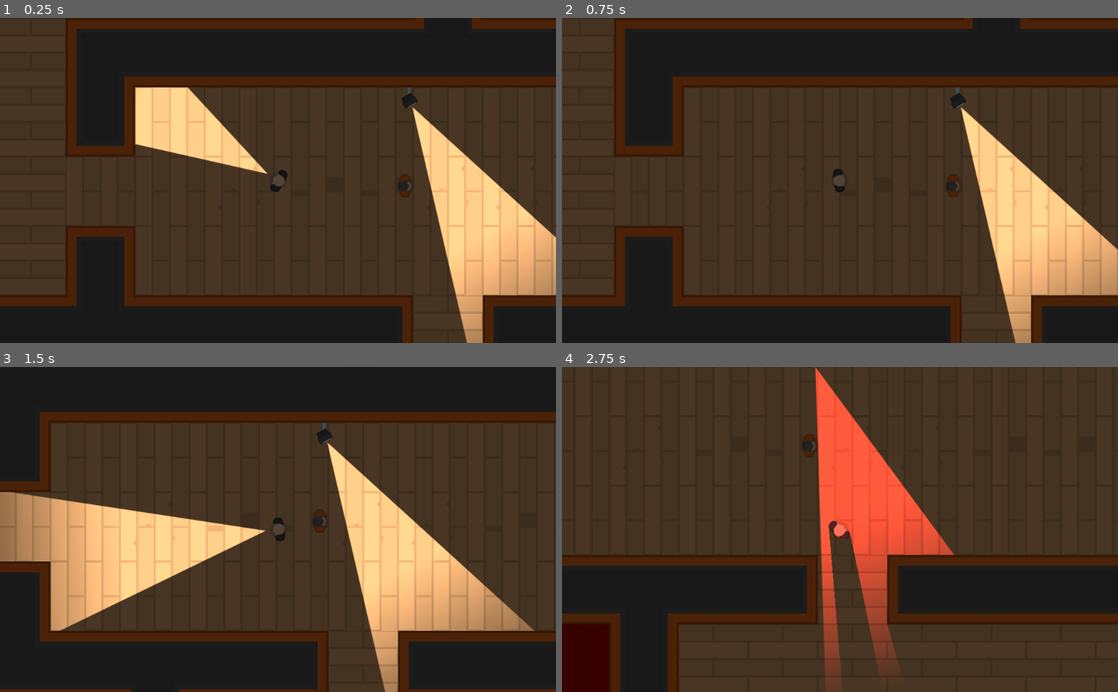
Above: before the commit, frames 1-4 (two rows, left to right).
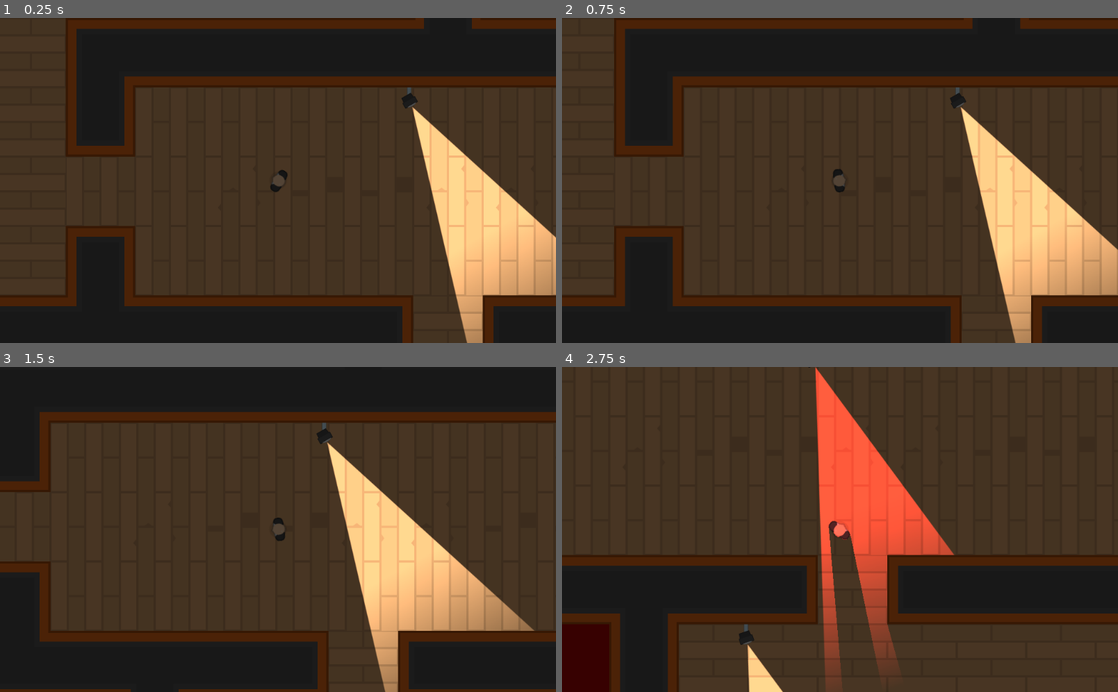
Above: after the commit, the same moments.

Repository: sandoche/Godot-learning-udemy
Game: Godot game, scene res://Levels/TemplateLevel.tscn
Same seed, same stepped clock (60 frames per second), same inputs: the game is played once before the commit and once after it.
Inputs (mouse positions are in pixels of both pictures, inside the frame that each line leads up to):
- Up to frame 1 (0.25 s): no input
- Up to frame 2 (0.75 s): tap Enter at 0.5 s; move the mouse to (962, 164) at 0.52 s; hold D (move_right) from 0.53 s (still down); tap Space (torch_toggle) at 0.6 s
- Up to frame 3 (1.5 s): move the mouse to (166, 545) at 1.27 s; release D (move_right) at 1.28 s; hold S (move_down) from 1.28 s (still down); tap Space (torch_toggle) at 1.35 s
- Up to frame 4 (2.75 s): move the mouse to (895, 458) at 2.02 s; release S (move_down) at 2.03 s; hold D (move_right) from 2.03 s (still down); tap Space (torch_toggle) at 2.1 s

The runs differ from the first frame. In frame 1, 3.5% of the frame differs, in the area x 24-74%, y 21-56%; in frame 2, less than 0.1%; in frame 3, 10%, in the area x 0-59%, y 38-82%; in frame 4, 0.6%.

Commit message:
:fire: Torch removed, fake character removed, camera added

Diff:
--- a/HeistMeisters/Characters/Player.tscn
+++ b/HeistMeisters/Characters/Player.tscn
@@ -1,17 +1,11 @@
-[gd_scene load_steps=5 format=2]
+[gd_scene load_steps=4 format=2]
 
 [ext_resource path="res://GFX/PNG/Hitman 1/hitman1_stand.png" type="Texture" id=1]
 [ext_resource path="res://Characters/TemplateCharacter.tscn" type="PackedScene" id=2]
 [ext_resource path="res://Player.gd" type="Script" id=3]
-[ext_resource path="res://Lightmaps/Torch.tscn" type="PackedScene" id=5]
 
 [node name="Player" instance=ExtResource( 2 )]
 script = ExtResource( 3 )
 
 [node name="Sprite" parent="." index="0"]
 texture = ExtResource( 1 )
-
-[node name="Torch" parent="." index="2" instance=ExtResource( 5 )]
-position = Vector2( 17.6064, 0 )
-shadow_enabled = true
-shadow_color = Color( 0.168627, 0.141176, 0.141176, 0 )
--- a/HeistMeisters/Levels/TemplateLevel.tscn
+++ b/HeistMeisters/Levels/TemplateLevel.tscn
@@ -1,8 +1,7 @@
-[gd_scene load_steps=5 format=2]
+[gd_scene load_steps=4 format=2]
 
 [ext_resource path="res://Tiles/Tiles.tres" type="TileSet" id=1]
 [ext_resource path="res://Characters/Player.tscn" type="PackedScene" id=2]
-[ext_resource path="res://Characters/TemplateCharacter.tscn" type="PackedScene" id=3]
 [ext_resource path="res://Characters/NPCs/Camera.tscn" type="PackedScene" id=4]
 
 [node name="TemplateLevel" type="Node2D"]
@@ -22,9 +21,12 @@
 [node name="CanvasModulate" type="CanvasModulate" parent="."]
 color = Color( 0.32549, 0.32549, 0.32549, 1 )
 
-[node name="TemplateCharacter" parent="." instance=ExtResource( 3 )]
-position = Vector2( 626.292, 310.15 )
+[node name="Cameras" type="Node" parent="."]
 
-[node name="Camera" parent="." instance=ExtResource( 4 )]
+[node name="Camera" parent="Cameras" instance=ExtResource( 4 )]
 position = Vector2( 632.321, 144.321 )
 rotation = 1.5708
+
+[node name="Camera2" parent="Cameras" instance=ExtResource( 4 )]
+position = Vector2( 507.451, 656.178 )
+rotation = 1.5708
--- a/HeistMeisters/Player.gd
+++ b/HeistMeisters/Player.gd
@@ -22,6 +22,8 @@
 	else:
 		motion.x = lerp(motion.x, 0, FRICTION)
 
+""" Torch toggle
 func _input(event):
 	if Input.is_action_just_pressed("torch_toggle"):
 		$Torch.enabled = !$Torch.enabled
+"""
